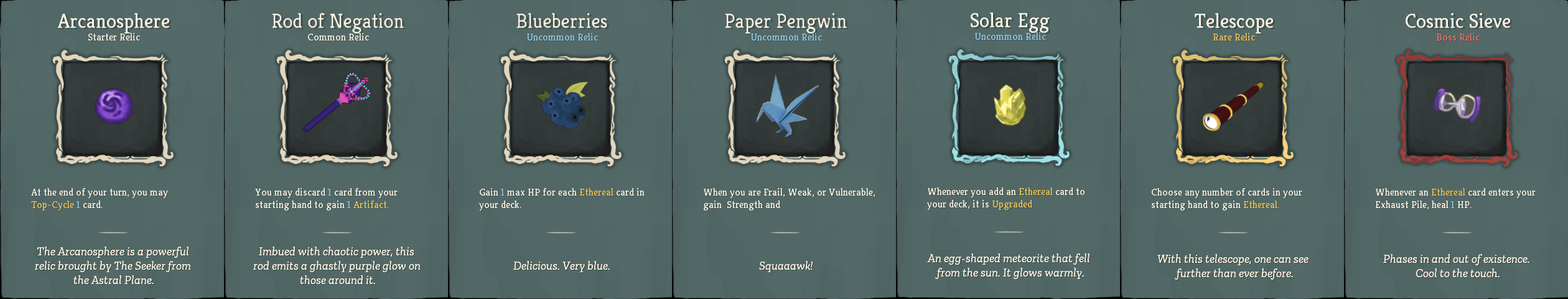
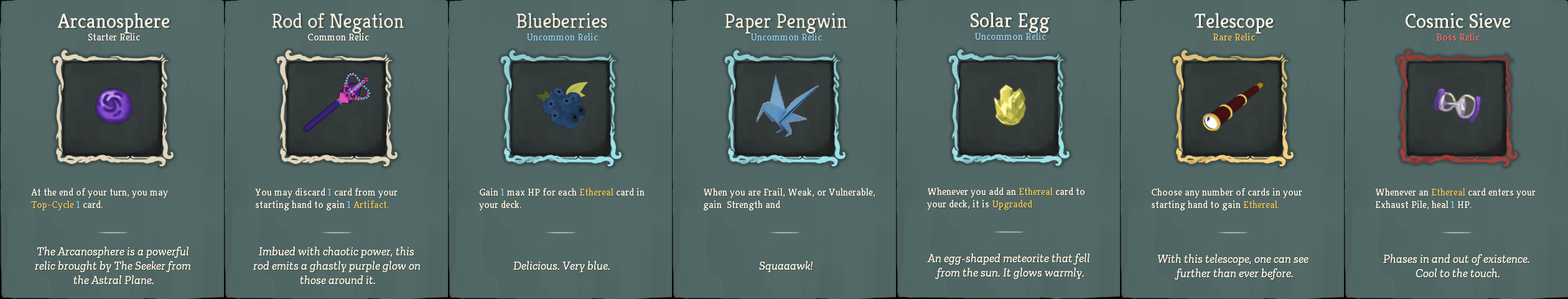
Layer changes from the first 1568 × 299 image to the second:
painted on "Blueberr" over [500, 49, 622, 167]
painted on "PaperPengwin" over [724, 49, 846, 167]
